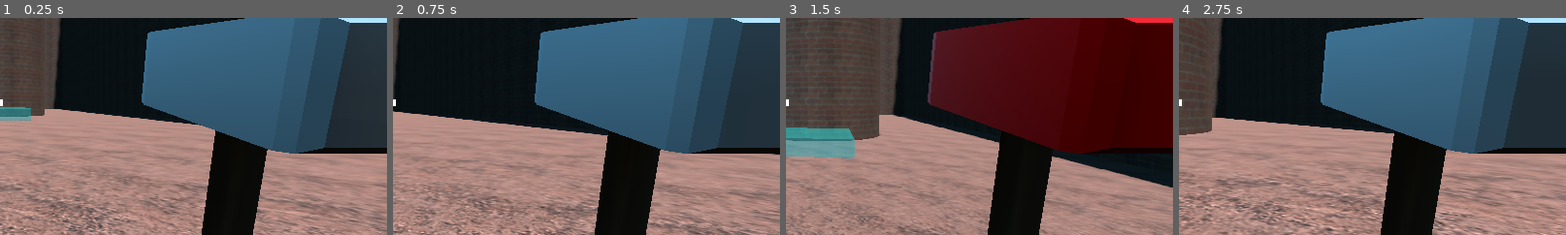
Above: before the commit, frames 1-4 (left to right).
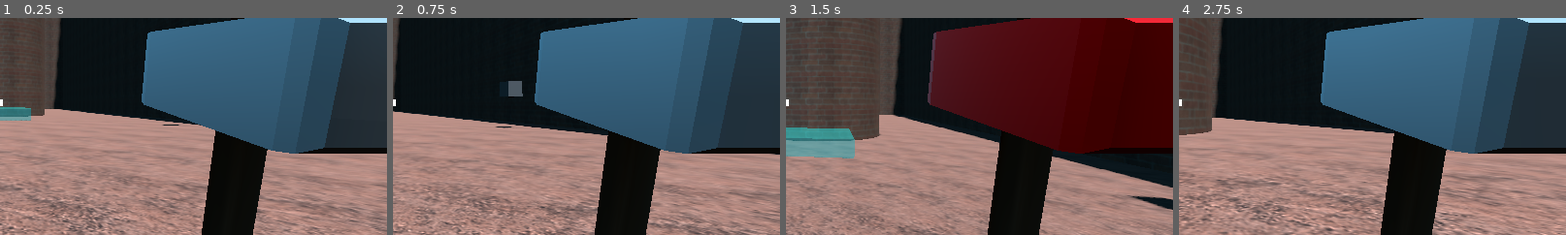
Above: after the commit, the same moments.

Repository: Wlopez2002/FPSGame
Game: Godot game, scene res://Levels/TestMain.tscn
The game is run twice, just before and just after one commit, with the same random seed, the same clock (stepped at 60 frames per second) and the same inputs. Sound files missing from this copy of the repository are replaced by a short silence.
Inputs (mouse positions are % of the whole screen's width and height, from its top left):
- Up to frame 1 (0.25 s): no input
- Up to frame 2 (0.75 s): tap Enter at 0.5 s; move the mouse to (55, 50) at 0.52 s; hold W (MoveForward) from 0.53 s (still down); hold E (INTERACT) from 0.53 s (still down)
- Up to frame 3 (1.5 s): keep holding W (MoveForward); tap Space (MoveJump) at 0.77 s; move the mouse to (45, 50) at 1.27 s; release E (INTERACT) at 1.28 s; click (45, 50) at 1.35 s
- Up to frame 4 (2.75 s): keep holding W (MoveForward); tap Space (MoveJump) at 1.52 s; move the mouse to (52, 48) at 2.02 s; hold Ctrl (MoveCrouch) from 2.03 s (still down)
The pictures show only the part of the screen within x 50-100%, y 31-80%; the shares and areas given below are measured in that part.

The runs differ from the first frame. In frame 1, less than 0.1% of the frame differs, in the area x 41-47%, y 49-50%; in frame 2, 0.3%; in frame 3, 0.4%, in the area x 87-100%, y 81-89%; in frame 4, nothing differs.

Commit message:
save and load for copy and thing emitter

Diff:
--- a/Conponents/CopyEmitter.gd
+++ b/Conponents/CopyEmitter.gd
@@ -4,7 +4,7 @@
 
 @export var toCopy: Node3D;
 @export var spawnLocation: Vector3; ## Global
-@export var parent: Node;
+@export var spawnParent: Node;
 @export var time: float = 0.0;
 @export var emitterMax = 10;
 var emitterCount = 0;
@@ -15,8 +15,9 @@
 
 	emitterCount = emitterCount + 1;
 	var newScene = toCopy.duplicate()
-	if parent != null:
-		parent.add_child(newScene)
+	newScene.remove_from_group("PersistentNSL")
+	if spawnParent != null:
+		spawnParent.add_child(newScene)
 	else:
 		get_parent().add_child(newScene)
 	if newScene is Node3D:
@@ -24,6 +25,42 @@
 	if time != 0.0:
 		timer.start(time)
 
-
 func _on_timer_timeout() -> void:
 	emit();
+
+func save():
+	var saveDict = {
+		"identifier": get_path(),
+		"filename" : get_scene_file_path(),
+		"parent" : get_parent().get_path(),
+		"posX" : position.x,
+		"posY" : position.y,
+		"posZ" : position.z,
+		"emitterMax" : emitterMax,
+		"emitterCount" : emitterCount,
+		"toCopy" : toCopy.get_path(),
+		"spawnParent" : spawnParent.get_path(),
+		"time" : time,
+		"spawnX" : spawnLocation.x,
+		"spawnY" : spawnLocation.y,
+		"spawnZ" : spawnLocation.z,
+	}
+	return saveDict
+func loadMe(key: StringName, data) -> void:
+	match key:
+		"emitterMax":
+			emitterMax = data
+		"emitterCount":
+			emitterCount = data;
+		"toCopy":
+			toCopy = get_node(data)
+		"spawnParent":
+			spawnParent = get_node(data)
+		"time":
+			time = data
+		"spawnX":
+			spawnLocation.x = data
+		"spawnY":
+			spawnLocation.y = data
+		"spawnZ":
+			spawnLocation.z = data
--- a/Conponents/CopyEmitter.tscn
+++ b/Conponents/CopyEmitter.tscn
@@ -2,7 +2,9 @@
 
 [ext_resource type="Script" uid="uid://cyht86f1lnrvy" path="res://Conponents/CopyEmitter.gd" id="1_ubpfj"]
 
-[node name="CopyEmitter" type="Node3D" unique_id=626030999]
+[node name="CopyEmitter" type="Node3D" unique_id=626030999 groups=["PersistentNRI"]]
 script = ExtResource("1_ubpfj")
 
 [node name="Timer" type="Timer" parent="." unique_id=1317076125]
+
+[connection signal="timeout" from="Timer" to="." method="_on_timer_timeout"]
--- a/Conponents/ThingEmitter.gd
+++ b/Conponents/ThingEmitter.gd
@@ -4,7 +4,7 @@
 
 @export var scene: PackedScene;
 @export var spawnLocation: Vector3; ## Global
-@export var parent: Node;
+@export var spawnParent: Node;
 @export var time: float = 0.0;
 @export var emitterMax = 10;
 var emitterCount = 0;
@@ -15,8 +15,8 @@
 
 	emitterCount = emitterCount + 1;
 	var newScene = scene.instantiate();
-	if parent != null:
-		parent.add_child(newScene)
+	if spawnParent != null:
+		spawnParent.add_child(newScene)
 	else:
 		get_parent().add_child(newScene)
 	if newScene is Node3D:
@@ -24,6 +24,42 @@
 	if time != 0.0:
 		timer.start(time)
 
-
 func _on_timer_timeout() -> void:
 	emit();
+
+func save():
+	var saveDict = {
+		"identifier": get_path(),
+		"filename" : get_scene_file_path(),
+		"parent" : get_parent().get_path(),
+		"posX" : position.x,
+		"posY" : position.y,
+		"posZ" : position.z,
+		"emitterMax" : emitterMax,
+		"emitterCount" : emitterCount,
+		"scene" : scene,
+		"spawnParent" : spawnParent.get_path(),
+		"time" : time,
+		"spawnX" : spawnLocation.x,
+		"spawnY" : spawnLocation.y,
+		"spawnZ" : spawnLocation.z,
+	}
+	return saveDict
+func loadMe(key: StringName, data) -> void:
+	match key:
+		"emitterMax":
+			emitterMax = data
+		"emitterCount":
+			emitterCount = data;
+		"toCopy":
+			scene = data
+		"spawnParent":
+			spawnParent = get_node(data)
+		"time":
+			time = data
+		"spawnX":
+			spawnLocation.x = data
+		"spawnY":
+			spawnLocation.y = data
+		"spawnZ":
+			spawnLocation.z = data
--- a/Conponents/ThingEmitter.tscn
+++ b/Conponents/ThingEmitter.tscn
@@ -2,7 +2,7 @@
 
 [ext_resource type="Script" uid="uid://c53qmw4kgx7ld" path="res://Conponents/ThingEmitter.gd" id="1_8t4ht"]
 
-[node name="ThingEmitter" type="Node3D" unique_id=1833471045]
+[node name="ThingEmitter" type="Node3D" unique_id=1833471045 groups=["PersistentNRI"]]
 script = ExtResource("1_8t4ht")
 
 [node name="Timer" type="Timer" parent="." unique_id=550540889]
--- a/Levels/TestMain.tscn
+++ b/Levels/TestMain.tscn
@@ -20,6 +20,7 @@
 [ext_resource type="Texture2D" uid="uid://coawg3duocypx" path="res://Resources/Textures/Tile_12-128x128.png" id="16_e47tw"]
 [ext_resource type="PackedScene" uid="uid://i5vs6fsi0ei5" path="res://Conponents/CopyEmitter.tscn" id="20_tlhpo"]
 [ext_resource type="Script" uid="uid://ccucccdarx02v" path="res://Conponents/InteractComponent.gd" id="20_xfrt1"]
+[ext_resource type="PackedScene" uid="uid://co3likvlt573g" path="res://Conponents/ThingEmitter.tscn" id="21_tlhpo"]
 
 [sub_resource type="StandardMaterial3D" id="StandardMaterial3D_iqfas"]
 albedo_texture = ExtResource("2_oc3le")
@@ -481,32 +482,54 @@
 [node name="WorldEnvironment" type="WorldEnvironment" parent="." unique_id=424475211]
 environment = SubResource("Environment_iqfas")
 
-[node name="Node3D" type="Node3D" parent="." unique_id=661547622]
+[node name="makeAmmo" type="Node3D" parent="." unique_id=661547622]
 transform = Transform3D(1, 0, 0, 0, 1, 0, 0, 0, 1, 11.988554, 2.7862573, 2.2520137)
 
-[node name="InteractComponent" type="Area3D" parent="Node3D" unique_id=1888922370]
+[node name="InteractComponent" type="Area3D" parent="makeAmmo" unique_id=1888922370]
 collision_layer = 288
 collision_mask = 0
 script = ExtResource("20_xfrt1")
 hitable = false
 metadata/_custom_type_script = "uid://ccucccdarx02v"
 
-[node name="CollisionShape3D" type="CollisionShape3D" parent="Node3D/InteractComponent" unique_id=812310829]
+[node name="CollisionShape3D" type="CollisionShape3D" parent="makeAmmo/InteractComponent" unique_id=812310829]
 shape = SubResource("BoxShape3D_tlhpo")
 
-[node name="MeshInstance3D" type="MeshInstance3D" parent="Node3D/InteractComponent" unique_id=976379947]
+[node name="MeshInstance3D" type="MeshInstance3D" parent="makeAmmo/InteractComponent" unique_id=976379947]
 mesh = SubResource("BoxMesh_6fnls")
 
-[node name="CopyEmitter" parent="Node3D" unique_id=626030999 node_paths=PackedStringArray("toCopy", "parent") instance=ExtResource("20_tlhpo")]
+[node name="CopyEmitter" parent="makeAmmo" unique_id=626030999 node_paths=PackedStringArray("toCopy", "spawnParent") instance=ExtResource("20_tlhpo")]
 toCopy = NodePath("../../OutlevelStuff/AmmoPickup")
 spawnLocation = Vector3(12, 2, 2)
-parent = NodePath("../../Stage")
+spawnParent = NodePath("../../Stage")
+
+[node name="makeEnemy" type="Node3D" parent="." unique_id=325466066]
+transform = Transform3D(1, 0, 0, 0, 1, 0, 0, 0, 1, 11.988554, 2.7862573, -18.14139)
+
+[node name="InteractComponent" type="Area3D" parent="makeEnemy" unique_id=149789053]
+collision_layer = 288
+collision_mask = 0
+script = ExtResource("20_xfrt1")
+hitable = false
+metadata/_custom_type_script = "uid://ccucccdarx02v"
+
+[node name="CollisionShape3D" type="CollisionShape3D" parent="makeEnemy/InteractComponent" unique_id=1781365854]
+shape = SubResource("BoxShape3D_tlhpo")
+
+[node name="MeshInstance3D" type="MeshInstance3D" parent="makeEnemy/InteractComponent" unique_id=969217025]
+mesh = SubResource("BoxMesh_6fnls")
+
+[node name="ThingEmitter" parent="makeEnemy" unique_id=1833471045 node_paths=PackedStringArray("spawnParent") instance=ExtResource("21_tlhpo")]
+scene = ExtResource("9_sc5o3")
+spawnLocation = Vector3(12, 2, -18)
+spawnParent = NodePath("../../Stage")
 
 [node name="OutlevelStuff" type="Node3D" parent="." unique_id=23989236]
 
-[node name="AmmoPickup" parent="OutlevelStuff" unique_id=2061592266 instance=ExtResource("7_dk54w")]
-transform = Transform3D(1, 0, 0, 0, 1, 0, 0, 0, 1, 20.28936, 2.7935057, 0)
+[node name="AmmoPickup" parent="OutlevelStuff" unique_id=2061592266 groups=["PersistentNSL"] instance=ExtResource("7_dk54w")]
+transform = Transform3D(1, 0, 0, 0, 1, 0, 0, 0, 1, 20.312769, 2.7935057, -6.9663157)
 type = 1
 
 [connection signal="interacted" from="Stage/MovingPlatform/InteractComponent" to="Stage/MovingPlatform" method="toggle"]
-[connection signal="interacted" from="Node3D/InteractComponent" to="Node3D/CopyEmitter" method="emit"]
+[connection signal="interacted" from="makeAmmo/InteractComponent" to="makeAmmo/CopyEmitter" method="emit"]
+[connection signal="interacted" from="makeEnemy/InteractComponent" to="makeEnemy/ThingEmitter" method="emit"]
--- a/Managers/SaveLoadManager.gd
+++ b/Managers/SaveLoadManager.gd
@@ -37,6 +37,15 @@
 	var nodesToSaveNRI = get_tree().get_nodes_in_group("PersistentNRI")
 	var nodeData: Array[Dictionary];
 	var nodeDataNRI: Array[Dictionary];
+
+	## drop PersistentNSL nodes
+	for node in nodesToSave:
+		if node.is_in_group("PersistentNSL"):
+			nodesToSave.remove_at(nodesToSave.find(node))
+	for node in nodesToSaveNRI:
+		if node.is_in_group("PersistentNSL"):
+			nodesToSaveNRI.remove_at(nodesToSaveNRI.find(node))
+
 	for node in nodesToSave:
 		# Check the node is an instanced scene so it can be instanced again during load.
 		if node.scene_file_path.is_empty():
@@ -140,7 +149,8 @@
 	## Remove persistent nodes from the level
 	var persistentNodes = get_tree().get_nodes_in_group("Persistent")
 	for i in persistentNodes:
-		i.queue_free()
+		if !i.is_in_group("PersistentNSL"):
+			i.queue_free()
 
 	for index in range(newObjects.size()):
 		var newObject = newObjects[index]
--- a/project.godot
+++ b/project.godot
@@ -33,6 +33,7 @@
 
 Persistent=""
 PersistentNRI="Persistent No Re-Instance, a persistent node that must not have a new isntance created."
+PersistentNSL="This node is tagged as persistent, but it should not be saved or loaded. This should be used for persistent nodes that exist outside the level and are copied in."
 
 [input]
 
